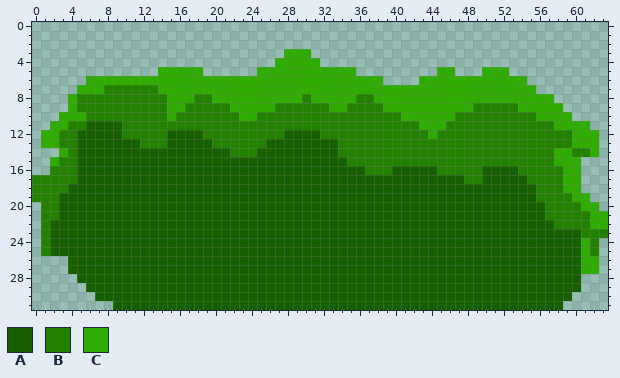
Two states of a pixel-art sprite, Juego/assets/Escenarios/Arbusto.png. That is the earlier state.
The file is 64x32 pixels.
Palette (. is transparent): A #185f00  B #228200  C #2ead00
Pixels before, first column x 0:
 3 ............................CCC.................................
 4 ...........................CCCCC................................
 5 ..............CCCCC......CCCCCCCCCCC.........CC...CCC...........
 6 ......CCCCCCCCCCCCCCCCCCCCCCCCCCCCCCCCC....CCCCCCCCCCCC.........
 7 .....CCCBBBBBBCCCCCCCCCCCCCCCCCCCCCCCCCCCCCCCCCCCCCCCCCC........
 8 ....CBBBBBBBBBBCCCBBCCCCCCCCCCBCCCCCBBCCCCCCCCCCCCCCCCCCCC......
 9 ....CBBBBBBBBBBCCBBBBBCCCCCBBBBBBCCBBBBCCCCCCCCCCBBBBBCCCCC.....
10 ...CCCBBBBBBBBBCBBBBBBBCCBBBBBBBBBBBBBBBBCCCCCCBBBBBBBBBCCCC....
11 ..CCBBAAAABBBBBBBBBBBBBBBBBBBBBBBBBBBBBBBBBCCCBBBBBBBBBBBBCCCC..
12 .CCBBAAAAABBBBBAAAABBBBBBBBBAAAABBBBBBBBBBBBCBBBBBBBBBBBBBBBCCC.
13 .CCBBAAAAAAABBBAAAAABBBBBBAAAAAAAABBBBBBBBBBBBBBBBBBBBBBBBBBCCC.
14 ...CBAAAAAAAAAAAAAAAAABBBAAAAAAAAABBBBBBBBBBBBBBBBBBBBBBBBCCBBC.
15 ..CBBAAAAAAAAAAAAAAAAAAAAAAAAAAAAAABBBBBBBBBBBBBBBBBBBBBBBCCC...
16 ..BBBAAAAAAAAAAAAAAAAAAAAAAAAAAAAAAAABBBAAAAABBBBBAAAABBBBBCC...
17 BBBBBAAAAAAAAAAAAAAAAAAAAAAAAAAAAAAAAAAAAAAAAAAABBAAAAABBBBCC...
18 BBBBAAAAAAAAAAAAAAAAAAAAAAAAAAAAAAAAAAAAAAAAAAAAAAAAAAAABBBCC...
19 BBBAAAAAAAAAAAAAAAAAAAAAAAAAAAAAAAAAAAAAAAAAAAAAAAAAAAAABBBBCC..
20 .BBAAAAAAAAAAAAAAAAAAAAAAAAAAAAAAAAAAAAAAAAAAAAAAAAAAAAAABBBBCC.
21 .BBAAAAAAAAAAAAAAAAAAAAAAAAAAAAAAAAAAAAAAAAAAAAAAAAAAAAAABBBBBCC
22 .BAAAAAAAAAAAAAAAAAAAAAAAAAAAAAAAAAAAAAAAAAAAAAAAAAAAAAAAABBBBCC
23 .BAAAAAAAAAAAAAAAAAAAAAAAAAAAAAAAAAAAAAAAAAAAAAAAAAAAAAAAAAAABBB
24 .BAAAAAAAAAAAAAAAAAAAAAAAAAAAAAAAAAAAAAAAAAAAAAAAAAAAAAAAAAAACB.
25 .BAAAAAAAAAAAAAAAAAAAAAAAAAAAAAAAAAAAAAAAAAAAAAAAAAAAAAAAAAAACB.
26 ....AAAAAAAAAAAAAAAAAAAAAAAAAAAAAAAAAAAAAAAAAAAAAAAAAAAAAAAAACC.
27 ....AAAAAAAAAAAAAAAAAAAAAAAAAAAAAAAAAAAAAAAAAAAAAAAAAAAAAAAAACC.
28 .....AAAAAAAAAAAAAAAAAAAAAAAAAAAAAAAAAAAAAAAAAAAAAAAAAAAAAAAA...
29 ......AAAAAAAAAAAAAAAAAAAAAAAAAAAAAAAAAAAAAAAAAAAAAAAAAAAAAAA...
30 .......AAAAAAAAAAAAAAAAAAAAAAAAAAAAAAAAAAAAAAAAAAAAAAAAAAAAA....
31 .........AAAAAAAAAAAAAAAAAAAAAAAAAAAAAAAAAAAAAAAAAAAAAAAAAA.....
The same view after the edit:
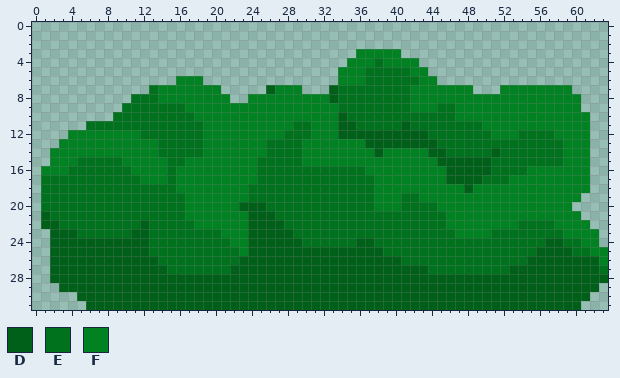
Colours new in this view: D #006019  E #00721e  F #008222
The exact change:
Changed rows in their new state; - is an unchanged pixel.
first column x 0:
 3 ----------------------------...-----FFFFF-----------------------
 4 ---------------------------.....---FFFEFFFF---------------------
 5 --------------.....------.........FFFEEEEEFF-..---...-----------
 6 ------..........FFF...............FFFEEEEEEFF..........---------
 7 -----........EFFFFFFF.....DFFF...DEEEEEEEEFFFFFFF...FFFFFFFF----
 8 ----.......EEEFFFFFFFF..FFFFFFFFFDEEEEEEEEFFFFFFFFFFFFFFFFFFF---
 9 ----......EEEEEEEFFFFFFFFFFFFFFFFFEEEEEEEEFFFEEFFFFFFFFFFFFFF---
10 ---......EEEEEEEEEFFFFFFFFFFFFFFFFDEEEEEEEEEEEEFFFFFFFFFFFFFFF--
11 --....EEEEEEEEEEEEEFFFFFFFFFFEEFFFDDEEEEEDEEEEEEEEFFFFFFFFFFFF--
12 -...FFFFFFFFEEEEEEEFFFFFFFFFEEEFFFDDDDDDDDDDEEEEEEEFFFEEEEFFFF.-
13 -..FFFFFFFFFFFEEEEEFFFFFFFEEEEFFFFFFFDDDDDDDDEEEEEEEEEEEEEEFFF.-
14 --FFFFFFFFFFFFEEEEEFFFFFFFEEEEFFFFFFFFDFFFFFDDEEEEEDEEEEEEEFFF.-
15 --FFFEEEEEFFFFFEEFFFFFFFFEEEEEFFFFFFFFFFFFFFFDDDDDDEEEEEEEEFFF--
16 -FFFEEEEEEEFFFFEFFFFFFFFFEEEEEEEEEEEEFFFFFFFFFDDDDDEEEEFFFFFFF--
17 .EEEEEEEEEEEFFFEFFFFFFFFFEEEEEEEEEEEEEFFFFFFFFDDDDEEEFFFFFFFFF--
18 .EEEEEEEEEEEEEEEFFFFFFFFEEEEEEEEEEEEEEFFFFFFFFFFDFFFFFFFFFFFFF--
19 .EEEEEEEEEEEEEEEEFFFFFFFEEEEEEEEEEEEEEFFFEEFFFFFFFFFFFFFFFFFF.--
20 -EEEEEEEEEEEEEEEEFFFFFFDDDEEEEEEEEEEEEFFFEEEEFFFFFFFFFFFFFFF...-
21 -DEEEEEEEEEEEEEEEFFFFFFFDDDEEEEEEEEEEEEEEEEEEEFFFFFFFFFFFFFFF...
22 -DDEEEEEEEEEDEEEEEFFFFFFDDDDEEEEEEEEEEEEEEEEEEFFFFFFFFEEEEFFFF..
23 -.DDDEEEEEEDDEEEEEEEEFFFDDDDDEEEEEEEEEEEEEEEEEEFFFFEEEEEEEEFFFF.
24 -.DDDDDDDDDDDEEEEEEEEEFFDDDDDDEEEEEEDDEEEEEEEEEEEEEEEEEEEDDEEFF-
25 -.DDDDDDDDDDDEEEEEEEEEEFDDDDDDDDDDDDDDDEEEEEEEEEEEEEEEEEDDDDEEFF
26 --DDDDDDDDDDDDEEEEEEEEEDDDDDDDDDDDDDDDDDDEEEEEEEEEEEEEEDDDDDDDDF
27 --DDDDDDDDDDDDDEEEEEEEDDDDDDDDDDDDDDDDDDDDDDEEEEEEEEEDDDDDDDDDDE
28 --DDDDDDDDDDDDDDDDDDDDDDDDDDDDDDDDDDDDDDDDDDDDDDDDDDDDDDDDDDDDDD
29 ---DDDDDDDDDDDDDDDDDDDDDDDDDDDDDDDDDDDDDDDDDDDDDDDDDDDDDDDDDDDD-
30 -----DDDDDDDDDDDDDDDDDDDDDDDDDDDDDDDDDDDDDDDDDDDDDDDDDDDDDDDDD--
31 ------DDDDDDDDDDDDDDDDDDDDDDDDDDDDDDDDDDDDDDDDDDDDDDDDDDDDDDD---
Changed places in both pictures, as pixel boxes (x1, y1, x2, y2):
changed: (32, 49, 608, 310)
